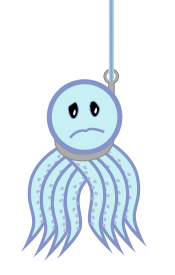
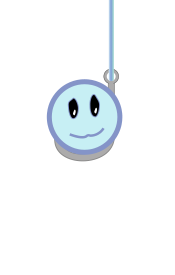
The second 175px x 275px image is a revision of the first. Changes to its layers:
painted on "Shape 1" (2nd of 2, in "Head") over <box>69,127,105,139</box>
painted on "Ellipse 3" (3rd of 4, in "Head") over <box>89,94,101,118</box>
painted on "Ellipse 3" (4th of 4, in "Head") over <box>67,97,79,120</box>
hid group "Legs" (8 layers) over <box>21,143,147,261</box>
